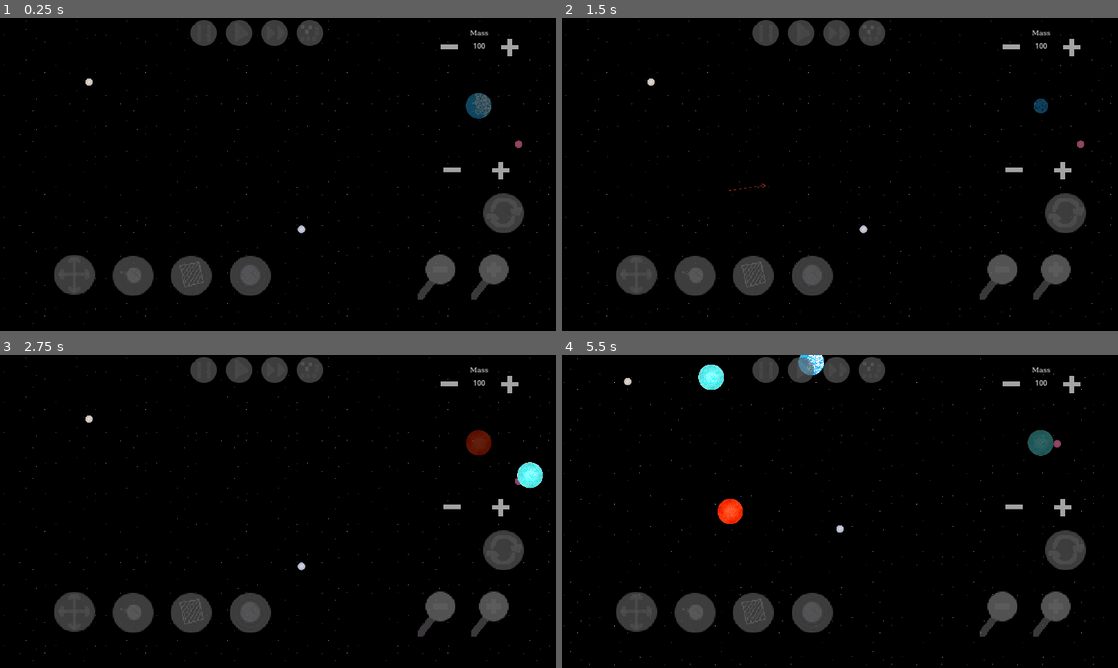
Above: before the commit, frames 1-4 (two rows, left to right).
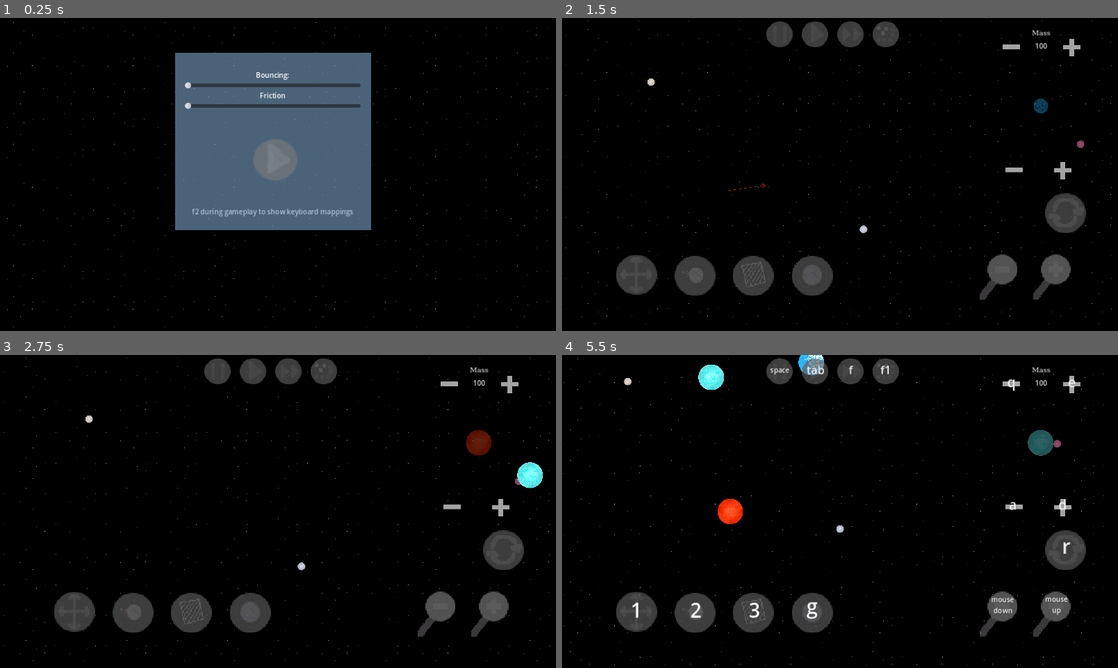
Above: after the commit, the same moments.

Repository: ArielLeiva/SimulacionGravitacional
Game: Godot game, scene res://scenes/main_menu.tscn
Same seed, same stepped clock (60 frames per second), same inputs: the game is played once before the commit and once after it. Before the commit the project starts from res://scenes/space.tscn. Sound files missing from this copy of the repository are replaced by a short silence.
Inputs (mouse positions are in pixels of both pictures, inside the frame that each line leads up to):
- Up to frame 1 (0.25 s): no input
- Up to frame 2 (1.5 s): tap Enter (start_game, bound only after the commit) at 0.5 s; move the mouse to (962, 158) at 0.52 s; hold F (fast_forward) 0.53-1.25 s; hold C (follow) 0.53-1.25 s; click (962, 158) at 0.8 s; tap R (restart_scene) at 1.25 s; drag from (728, 190) to (840, 174) at 1.27 s
- Up to frame 3 (2.75 s): move the mouse to (333, 442) at 2.02 s; hold F (fast_forward) from 2.03 s (still down); hold Right mouse button (r_click) from 2.03 s (still down); click (333, 442) at 2.17 s; tap Enter (start_game, bound only after the commit) at 2.3 s
- Up to frame 4 (5.5 s): release F (fast_forward) at 2.75 s; release Right mouse button (r_click) at 2.75 s; drag from (812, 574) to (673, 464) at 2.77 s; move the mouse to (1006, 558) at 3.52 s; hold Down (camera_down) 3.53-4.25 s; click (1006, 558) at 3.8 s; tap F2 (show_tips, bound only after the commit) at 4.15 s; drag from (673, 464) to (756, 433) at 4.27 s; move the mouse to (867, 511) at 5.02 s; hold Right (camera_right) from 5.03 s (still down); click (867, 511) at 5.17 s; tap Enter (start_game, bound only after the commit) at 5.3 s

The runs differ from the first frame. In frame 1, 27% of the frame differs, in the area x 0-99%, y 0-99%; in frame 2, 1.4%; in frame 3, 1.4%; in frame 4, 2.0%.

Commit message:
Agregado placeholder del menu inicial y muestra de los mapeos

Diff:
--- a/project.godot
+++ b/project.godot
@@ -11,7 +11,7 @@
 [application]
 
 config/name="balls"
-run/main_scene="res://scenes/space.tscn"
+run/main_scene="res://scenes/main_menu.tscn"
 config/features=PackedStringArray("4.2", "Mobile")
 config/icon="res://icon.svg"
 
@@ -109,12 +109,12 @@
 }
 spawn_mode={
 "deadzone": 0.5,
-"events": [Object(InputEventKey,"resource_local_to_scene":false,"resource_name":"","device":-1,"window_id":0,"alt_pressed":false,"shift_pressed":false,"ctrl_pressed":false,"meta_pressed":false,"pressed":false,"keycode":0,"physical_keycode":49,"key_label":0,"unicode":49,"echo":false,"script":null)
+"events": [Object(InputEventKey,"resource_local_to_scene":false,"resource_name":"","device":-1,"window_id":0,"alt_pressed":false,"shift_pressed":false,"ctrl_pressed":false,"meta_pressed":false,"pressed":false,"keycode":0,"physical_keycode":50,"key_label":0,"unicode":50,"echo":false,"script":null)
 ]
 }
 select_mode={
 "deadzone": 0.5,
-"events": [Object(InputEventKey,"resource_local_to_scene":false,"resource_name":"","device":-1,"window_id":0,"alt_pressed":false,"shift_pressed":false,"ctrl_pressed":false,"meta_pressed":false,"pressed":false,"keycode":0,"physical_keycode":50,"key_label":0,"unicode":50,"echo":false,"script":null)
+"events": [Object(InputEventKey,"resource_local_to_scene":false,"resource_name":"","device":-1,"window_id":0,"alt_pressed":false,"shift_pressed":false,"ctrl_pressed":false,"meta_pressed":false,"pressed":false,"keycode":0,"physical_keycode":51,"key_label":0,"unicode":51,"echo":false,"script":null)
 ]
 }
 gravity={
@@ -125,11 +125,6 @@
 delete={
 "deadzone": 0.5,
 "events": [Object(InputEventKey,"resource_local_to_scene":false,"resource_name":"","device":-1,"window_id":0,"alt_press …(182 unchanged characters)…
-]
-}
-stop={
-"deadzone": 0.5,
-"events": [Object(InputEventKey,"resource_local_to_scene":false,"resource_name":"","device":-1,"window_id":0,"alt_pressed":false,"shift_pressed":false,"ctrl_pressed":false,"meta_pressed":false,"pressed":false,"keycode":0,"physical_keycode":32,"key_label":0,"unicode":32,"echo":false,"script":null)
 ]
 }
 follow={
@@ -149,12 +144,12 @@
 }
 drag_mode={
 "deadzone": 0.5,
-"events": [Object(InputEventKey,"resource_local_to_scene":false,"resource_name":"","device":-1,"window_id":0,"alt_pressed":false,"shift_pressed":false,"ctrl_pressed":false,"meta_pressed":false,"pressed":false,"keycode":0,"physical_keycode":51,"key_label":0,"unicode":51,"echo":false,"script":null)
+"events": [Object(InputEventKey,"resource_local_to_scene":false,"resource_name":"","device":-1,"window_id":0,"alt_pressed":false,"shift_pressed":false,"ctrl_pressed":false,"meta_pressed":false,"pressed":false,"keycode":0,"physical_keycode":49,"key_label":0,"unicode":49,"echo":false,"script":null)
 ]
 }
 pause={
 "deadzone": 0.5,
-"events": [Object(InputEventKey,"resource_local_to_scene":false,"resource_name":"","device":-1,"window_id":0,"alt_pressed":false,"shift_pressed":false,"ctrl_pressed":false,"meta_pressed":false,"pressed":false,"keycode":0,"physical_keycode":80,"key_label":0,"unicode":112,"echo":false,"script":null)
+"events": [Object(InputEventKey,"resource_local_to_scene":false,"resource_name":"","device":-1,"window_id":0,"alt_pressed":false,"shift_pressed":false,"ctrl_pressed":false,"meta_pressed":false,"pressed":false,"keycode":0,"physical_keycode":32,"key_label":0,"unicode":32,"echo":false,"script":null)
 ]
 }
 hide_ui={
@@ -167,6 +162,21 @@
 "events": [Object(InputEventKey,"resource_local_to_scene":false,"resource_name":"","device":-1,"window_id":0,"alt_press …(182 unchanged characters)…
 ]
 }
+start_game={
+"deadzone": 0.5,
+"events": [Object(InputEventKey,"resource_local_to_scene":false,"resource_name":"","device":-1,"window_id":0,"alt_pressed":false,"shift_pressed":false,"ctrl_pressed":false,"meta_pressed":false,"pressed":false,"keycode":0,"physical_keycode":4194309,"key_label":0,"unicode":0,"echo":false,"script":null)
+]
+}
+settings={
+"deadzone": 0.5,
+"events": [Object(InputEventKey,"resource_local_to_scene":false,"resource_name":"","device":-1,"window_id":0,"alt_pressed":false,"shift_pressed":false,"ctrl_pressed":false,"meta_pressed":false,"pressed":false,"keycode":0,"physical_keycode":79,"key_label":0,"unicode":111,"echo":false,"script":null)
+]
+}
+show_tips={
+"deadzone": 0.5,
+"events": [Object(InputEventKey,"resource_local_to_scene":false,"resource_name":"","device":-1,"window_id":0,"alt_pressed":false,"shift_pressed":false,"ctrl_pressed":false,"meta_pressed":false,"pressed":false,"keycode":0,"physical_keycode":4194333,"key_label":0,"unicode":0,"echo":false,"script":null)
+]
+}
 
 [input_devices]
 
--- a/scenes/UI.tscn
+++ b/scenes/UI.tscn
@@ -12,18 +12,20 @@
 [ext_resource type="Texture2D" uid="uid://dwx0226m8ncew" path="res://assets/modes/spawn_balls.png" id="10_2aj5e"]
 [ext_resource type="Script" path="res://scripts/gravity.gd" id="10_ipmjs"]
 [ext_resource type="Texture2D" uid="uid://cnkqdfknsiuln" path="res://assets/general/trash_can.png" id="11_1fwph"]
-[ext_resource type="Script" path="res://scripts/follow.gd" id="12_gjoku"]
 [ext_resource type="Texture2D" uid="uid://dg7sw5lektam4" path="res://assets/general/zoom_out.png" id="12_unl2f"]
 [ext_resource type="Texture2D" uid="uid://nt4k0aleo030" path="res://assets/general/zoom_in.png" id="13_wrd8b"]
 [ext_resource type="Texture2D" uid="uid://d2uwfe7q1h5m1" path="res://assets/modes/gravity_button.png" id="14_vssui"]
 [ext_resource type="Texture2D" uid="uid://dmggqbt6qeg1l" path="res://assets/modes/gravity_button_pressed.png" id="15_pam3s"]
 [ext_resource type="Texture2D" uid="uid://bhln8cgnp6rn2" path="res://assets/modes/follow_button.png" id="17_m45qu"]
 [ext_resource type="Texture2D" uid="uid://b31lork5j8sdw" path="res://assets/modes/follow_button_pressed.png" id="18_jrsj2"]
+[ext_resource type="Script" path="res://scripts/follow_button.gd" id="19_ac2ot"]
 [ext_resource type="Texture2D" uid="uid://ddj6fqensgemi" path="res://assets/time/stop_button.png" id="20_h7lwt"]
 [ext_resource type="Texture2D" uid="uid://dmxr6jxiai8cw" path="res://assets/time/play_button.png" id="20_jbbwb"]
 [ext_resource type="Texture2D" uid="uid://ccg05vufxxn8v" path="res://assets/time/fast_button.png" id="21_n3f00"]
 [ext_resource type="Script" path="res://scripts/decibels.gd" id="22_r0dd1"]
 [ext_resource type="Texture2D" uid="uid://vkowbdxy7v7o" path="res://assets/modes/hide_ui.png" id="23_awhju"]
+[ext_resource type="Texture2D" uid="uid://cfloygunt22km" path="res://assets/general/wrench.png" id="24_4hdme"]
+[ext_resource type="Script" path="res://scenes/tips.gd" id="26_ts1gg"]
 
 [sub_resource type="FontFile" id="FontFile_7ojnd"]
 subpixel_positioning = 0
@@ -3107,6 +3109,16 @@
 [sub_resource type="LabelSettings" id="LabelSettings_1pg1t"]
 font = SubResource("FontFile_7ojnd")
 
+[sub_resource type="LabelSettings" id="LabelSettings_qd31r"]
+line_spacing = 3.11
+font_size = 46
+
+[sub_resource type="LabelSettings" id="LabelSettings_ukh77"]
+font_size = 26
+
+[sub_resource type="LabelSettings" id="LabelSettings_uxlnb"]
+font_size = 31
+
 [node name="UI" type="CanvasLayer" groups=["UI"]]
 script = ExtResource("1_e3c31")
 
@@ -3138,11 +3150,10 @@
 offset_right = 1221.0
 offset_bottom = 510.0
 
-[node name="ReferenceRect" type="ReferenceRect" parent="rects"]
-offset_left = 432.0
-offset_top = 1.0
-offset_right = 757.0
-offset_bottom = 74.0
+[node name="misc_rect" type="ReferenceRect" parent="rects"]
+offset_left = 457.0
+offset_right = 791.0
+offset_bottom = 76.0
 
 [node name="Buttons2" type="HBoxContainer" parent="."]
 anchors_preset = 3
@@ -3287,10 +3298,11 @@
 texture_normal = ExtResource("17_m45qu")
 texture_pressed = ExtResource("18_jrsj2")
 action = "follow"
-script = ExtResource("12_gjoku")
+script = ExtResource("19_ac2ot")
 
 [node name="time" type="CanvasGroup" parent="VBoxContainer"]
 process_mode = 3
+position = Vector2(32, 3)
 scale = Vector2(1.29, 1.29)
 
 [node name="stop" type="TouchScreenButton" parent="VBoxContainer/time"]
@@ -3324,6 +3336,18 @@
 scale = Vector2(1.275, 1.35)
 texture_normal = ExtResource("23_awhju")
 action = "hide_ui"
+
+[node name="settings" type="CanvasGroup" parent="VBoxContainer"]
+visible = false
+position = Vector2(74, 3)
+
+[node name="wrench" type="TouchScreenButton" parent="VBoxContainer/settings"]
+modulate = Color(1, 1, 1, 0.541176)
+texture_filter = 1
+position = Vector2(-714, -8)
+scale = Vector2(1.645, 1.742)
+texture_normal = ExtResource("24_4hdme")
+action = "settings"
 
 [node name="decibels" type="HScrollBar" parent="."]
 process_mode = 4
@@ -3334,6 +3358,160 @@
 offset_bottom = 56.0
 script = ExtResource("22_r0dd1")
 
+[node name="tips" type="CanvasGroup" parent="."]
+visible = false
+script = ExtResource("26_ts1gg")
+
+[node name="Label" type="Label" parent="tips"]
+offset_left = 126.0
+offset_top = 541.0
+offset_right = 217.0
+offset_bottom = 635.0
+text = "1"
+label_settings = SubResource("LabelSettings_qd31r")
+horizontal_alignment = 1
+vertical_alignment = 1
+
+[node name="Label2" type="Label" parent="tips"]
+offset_left = 263.0
+offset_top = 541.0
+offset_right = 354.0
+offset_bottom = 635.0
+text = "2
+"
+label_settings = SubResource("LabelSettings_qd31r")
+horizontal_alignment = 1
+vertical_alignment = 1
+
+[node name="Label3" type="Label" parent="tips"]
+offset_left = 398.0
+offset_top = 541.0
+offset_right = 489.0
+offset_bottom = 635.0
+text = "3"
+label_settings = SubResource("LabelSettings_qd31r")
+horizontal_alignment = 1
+vertical_alignment = 1
+
+[node name="Label4" type="Label" parent="tips"]
+offset_left = 531.0
+offset_top = 532.0
+offset_right = 622.0
+offset_bottom = 626.0
+text = "g"
+label_settings = SubResource("LabelSettings_qd31r")
+horizontal_alignment = 1
+vertical_alignment = 1
+
+[node name="Label5" type="Label" parent="tips"]
+offset_left = 1116.0
+offset_top = 394.0
+offset_right = 1207.0
+offset_bottom = 488.0
+text = "r"
+label_settings = SubResource("LabelSettings_qd31r")
+horizontal_alignment = 1
+vertical_alignment = 1
+
+[node name="Label6" type="Label" parent="tips"]
+offset_left = 539.0
+offset_top = -13.0
+offset_right = 629.0
+offset_bottom = 81.0
+text = "tab"
+label_settings = SubResource("LabelSettings_ukh77")
+horizontal_alignment = 1
+vertical_alignment = 1
+
+[node name="Label7" type="Label" parent="tips"]
+offset_left = 620.0
+offset_top = -13.0
+offset_right = 710.0
+offset_bottom = 81.0
+text = "f"
+label_settings = SubResource("LabelSettings_ukh77")
+horizontal_alignment = 1
+vertical_alignment = 1
+
+[node name="Label8" type="Label" parent="tips"]
+offset_left = 701.0
+offset_top = -13.0
+offset_right = 791.0
+offset_bottom = 81.0
+text = "f1"
+label_settings = SubResource("LabelSettings_ukh77")
+horizontal_alignment = 1
+vertical_alignment = 1
+
+[node name="Label9" type="Label" parent="tips"]
+offset_left = 457.0
+offset_top = -12.0
+offset_right = 547.0
+offset_bottom = 82.0
+text = "space"
+horizontal_alignment = 1
+vertical_alignment = 1
+
+[node name="Label10" type="Label" parent="tips"]
+offset_left = 990.0
+offset_top = 16.0
+offset_right = 1080.0
+offset_bottom = 110.0
+text = "q"
+label_settings = SubResource("LabelSettings_uxlnb")
+horizontal_alignment = 1
+vertical_alignment = 1
+
+[node name="Label11" type="Label" parent="tips"]
+offset_left = 1129.0
+offset_top = 16.0
+offset_right = 1219.0
+offset_bottom = 110.0
+text = "e"
+label_settings = SubResource("LabelSettings_uxlnb")
+horizontal_alignment = 1
+vertical_alignment = 1
+
+[node name="Label12" type="Label" parent="tips"]
+offset_left = 993.0
+offset_top = 298.0
+offset_right = 1083.0
+offset_bottom = 392.0
+text = "a"
+label_settings = SubResource("LabelSettings_uxlnb")
+horizontal_alignment = 1
+vertical_alignment = 1
+
+[node name="Label13" type="Label" parent="tips"]
+offset_left = 1108.0
+offset_top = 298.0
+offset_right = 1198.0
+offset_bottom = 392.0
+text = "d"
+label_settings = SubResource("LabelSettings_uxlnb")
+horizontal_alignment = 1
+vertical_alignment = 1
+
+[node name="Label14" type="Label" parent="tips"]
+offset_left = 970.0
+offset_top = 529.0
+offset_right = 1060.0
+offset_bottom = 623.0
+text = "mouse
+down"
+horizontal_alignment = 1
+vertical_alignment = 1
+
+[node name="Label15" type="Label" parent="tips"]
+offset_left = 1087.0
+offset_top = 528.0
+offset_right = 1190.0
+offset_bottom = 622.0
+text = "mouse
+up"
+horizontal_alignment = 1
+vertical_alignment = 1
+
 [connection signal="visibility_changed" from="." to="." method="_on_visibility_changed"]
 [connection signal="text_submitted" from="VBoxContainer/mass_counter" to="." method="_on_line_edit_text_submitted"]
 [connection signal="pressed" from="VBoxContainer/modes/gravity" to="VBoxContainer/modes/gravity" method="_on_pressed"]
--- a/scenes/balls.tscn
+++ b/scenes/balls.tscn
@@ -4,8 +4,8 @@
 [ext_resource type="Texture2D" uid="uid://dxl2e42w03ssw" path="res://assets/celestial_bodies/enana_blanca.png" id="2_4dy5d"]
 
 [sub_resource type="PhysicsMaterial" id="PhysicsMaterial_j0yhm"]
-friction = 0.29
-bounce = 0.17
+friction = 0.0
+bounce = 1.0
 
 [sub_resource type="CircleShape2D" id="CircleShape2D_04t88"]
 radius = 59.5
--- a/scenes/container.tscn
+++ b/scenes/container.tscn
@@ -54,6 +54,7 @@
 offset_right = 40.0
 offset_bottom = 40.0
 texture = ExtResource("5_t2hoy")
+metadata/_edit_use_anchors_ = true
 
 [node name="some_closer_stars" type="ParallaxLayer" parent="LivingZone/background0"]
 motion_scale = Vector2(0.06, 0.06)
@@ -64,6 +65,7 @@
 offset_right = 40.0
 offset_bottom = 40.0
 texture = ExtResource("6_06d04")
+metadata/_edit_use_anchors_ = true
 
 [node name="walls" type="StaticBody2D" parent="."]
 
--- a/scenes/follow.gd
+++ /dev/null
@@ -1,55 +0,0 @@
-extends Node2D
-
-var enabled = false
-var barycenter = Vector2.ZERO
-var masses = 0.0
-var camera = null
-var ui = null
-
-func deactivate():
-	enabled = false
-	visible = false
-	set_process(false)
-	set_physics_process(false)
-
-# Called when the node enters the scene tree for the first time.
-func _ready():
-	camera = get_tree().get_first_node_in_group("camera")
-	ui = get_tree().get_first_node_in_group("UI")
-	deactivate()
-
-func update_barycenter():
-	masses = 0
-	var bodies = get_tree().get_nodes_in_group("selected")
-	for body in bodies:
-		if body.is_in_group("balls"):
-			barycenter += body.position * body.mass
-			masses += body.mass
-		else:
-			print("That's not a ball")
-	if masses != 0:
-		barycenter /= masses
-	else:
-		barycenter = camera.offset
-
-	return !bodies.is_empty()
-
-func _unhandled_input(event):
-	if event.is_action_pressed("follow"):
-		enabled = !enabled
-		visible = !visible
-		set_process(enabled)
-		set_physics_process(enabled)
-
-# Called every frame. 'delta' is the elapsed time since the previous frame.
-func _process(_delta):
-	# If there are bodies selected, set the camera to follow the center of mass
-	if update_barycenter():
-		position = barycenter
-		if enabled:
-			if camera:
-				camera.offset = position
-	else:
-		if ui:
-			ui.update_ui()
-		deactivate()
--- /dev/null
+++ b/scenes/main_menu.tscn
@@ -0,0 +1,102 @@
+[gd_scene load_steps=7 format=3 uid="uid://2gjlawb5e31"]
+
+[ext_resource type="Texture2D" uid="uid://dmxr6jxiai8cw" path="res://assets/time/play_button.png" id="1_gveui"]
+[ext_resource type="Script" path="res://scripts/main_menu.gd" id="1_r3b7v"]
+[ext_resource type="Script" path="res://scripts/parallax.gd" id="2_jlqbj"]
+[ext_resource type="Texture2D" uid="uid://blhr5qcj8mc1a" path="res://assets/general/fondo.png" id="3_g1jp3"]
+[ext_resource type="Texture2D" uid="uid://djuau8lg4p88i" path="res://assets/space/background1.png" id="4_i1nch"]
+
+[sub_resource type="CanvasTexture" id="CanvasTexture_30ye2"]
+
+[node name="MainMenu" type="Node2D"]
+script = ExtResource("1_r3b7v")
+
+[node name="ParallaxBackground" type="ParallaxBackground" parent="."]
+script = ExtResource("2_jlqbj")
+
+[node name="ParallaxLayer" type="ParallaxLayer" parent="ParallaxBackground"]
+visible = false
+motion_mirroring = Vector2(7680, 4320)
+
+[node name="TextureRect" type="TextureRect" parent="ParallaxBackground/ParallaxLayer"]
+offset_left = -9169.0
+offset_top = -5009.0
+offset_right = 9205.0
+offset_bottom = 5088.0
+texture = ExtResource("3_g1jp3")
+stretch_mode = 1
+
+[node name="background0" type="ParallaxBackground" parent="."]
+scroll_ignore_camera_zoom = true
+script = ExtResource("2_jlqbj")
+
+[node name="main_back" type="ParallaxLayer" parent="background0"]
+motion_scale = Vector2(0.045, 0.045)
+motion_mirroring = Vector2(1280, 720)
+
+[node name="TextureRect" type="TextureRect" parent="background0/main_back"]
+offset_right = 40.0
+offset_bottom = 40.0
+texture = ExtResource("4_i1nch")
+metadata/_edit_use_anchors_ = true
+
+[node name="some_closer_stars" type="ParallaxLayer" parent="background0"]
+motion_scale = Vector2(0.06, 0.06)
+motion_mirroring = Vector2(1280, 720)
+
+[node name="TextureRect" type="TextureRect" parent="background0/some_closer_stars"]
+texture_filter = 1
+offset_right = 40.0
+offset_bottom = 40.0
+metadata/_edit_use_anchors_ = true
+
+[node name="menuUI" type="CanvasLayer" parent="."]
+
+[node name="options_background" type="TextureRect" parent="menuUI"]
+modulate = Color(0.466667, 0.619608, 0.752941, 0.627451)
+offset_left = 403.0
+offset_top = 80.0
+offset_right = 854.0
+offset_bottom = 488.0
+texture = SubResource("CanvasTexture_30ye2")
+
+[node name="VBoxContainer" type="VBoxContainer" parent="menuUI"]
+offset_left = 425.0
+offset_top = 120.0
+offset_right = 830.0
+offset_bottom = 426.0
+
+[node name="Label" type="Label" parent="menuUI/VBoxContainer"]
+layout_mode = 2
+text = "Bouncing:
+"
+horizontal_alignment = 1
+
+[node name="BSlide" type="HSlider" parent="menuUI/VBoxContainer"]
+layout_mode = 2
+
+[node name="Label2" type="Label" parent="menuUI/VBoxContainer"]
+layout_mode = 2
+text = "Friction
+"
+horizontal_alignment = 1
+
+[node name="FSlide" type="HSlider" parent="menuUI/VBoxContainer"]
+layout_mode = 2
+
+[node name="start_button" type="TouchScreenButton" parent="menuUI/VBoxContainer"]
+modulate = Color(1, 1, 1, 0.643137)
+position = Vector2(153, 159)
+scale = Vector2(2.725, 2.775)
+texture_normal = ExtResource("1_gveui")
+action = "start_game"
+
+[node name="tip" type="Label" parent="."]
+offset_left = 442.0
+offset_top = 434.0
+offset_right = 831.0
+offset_bottom = 490.0
+text = "f2 during gameplay to show keyboard mappings"
+
+[connection signal="value_changed" from="menuUI/VBoxContainer/BSlide" to="." method="_on_b_slide_value_changed"]
+[connection signal="value_changed" from="menuUI/VBoxContainer/FSlide" to="." method="_on_f_slide_value_changed"]
--- a/scenes/space.tscn
+++ b/scenes/space.tscn
@@ -2,7 +2,7 @@
 
 [ext_resource type="PackedScene" uid="uid://7x1we8o3gs3j" path="res://scenes/container.tscn" id="1_fgcaj"]
 [ext_resource type="PackedScene" uid="uid://ds146y5rievr3" path="res://scenes/UI.tscn" id="2_leqvt"]
-[ext_resource type="Script" path="res://scenes/follow.gd" id="5_mt5oc"]
+[ext_resource type="Script" path="res://scripts/follow.gd" id="5_mt5oc"]
 [ext_resource type="AudioStream" uid="uid://ccpf1ud2lfcfs" path="res://assets/music/in_space.mp3" id="6_krmbk"]
 [ext_resource type="Texture2D" uid="uid://d3jsyfuhdwafr" path="res://assets/general/cross.png" id="6_lblla"]
 [ext_resource type="Script" path="res://scripts/movecam.gd" id="6_nfv5j"]
@@ -11,7 +11,7 @@
 [ext_resource type="PackedScene" uid="uid://cxje02qt5d6rb" path="res://scenes/selection.tscn" id="8_6fium"]
 [ext_resource type="PackedScene" uid="uid://dniyfmh3kk4qr" path="res://scenes/spawn.tscn" id="9_8pkdf"]
 [ext_resource type="Script" path="res://scripts/drag.gd" id="11_ryher"]
-[ext_resource type="Script" path="res://scenes/quit.gd" id="12_lvujy"]
+[ext_resource type="Script" path="res://scripts/quit.gd" id="12_lvujy"]
 
 [node name="Node2D" type="Node2D"]
 
--- /dev/null
+++ b/scenes/tips.gd
@@ -0,0 +1,10 @@
+extends CanvasGroup
+
+
+# Called when the node enters the scene tree for the first time.
+func _ready():
+	visible = false
+
+func _unhandled_input(event):
+	if event.is_action_pressed("show_tips"):
+		visible = !visible
--- a/scripts/balls.gd
+++ b/scripts/balls.gd
@@ -11,6 +11,9 @@
 	return (p-position).length_squared() <= (proportion * glob.base_ball_col_size)**2
 
 func _ready():
+	physics_material_override.friction = glob.ball_friction
+	physics_material_override.bounce = glob.ball_bounce
+
 	col.shape = CircleShape2D.new()
 	col.position.x = 2
 	col.position.y = 2
--- a/scripts/button_timer.gd
+++ b/scripts/button_timer.gd
@@ -9,14 +9,14 @@
 			glob.new_mass += 100
 			get_tree().get_first_node_in_group("mass_counter").text = str(glob.new_mass)
 		1:
-			if	(glob.new_mass > 100):
+			if	(glob.new_mass > glob.min_mass):
 				glob.new_mass -= 100
 				get_tree().get_first_node_in_group("mass_counter").text = str(glob.new_mass)
 		2:
 			glob.new_vol += 0.1
 			get_tree().get_first_node_in_group("previsualization").update_scale()
 		3:
-			if (glob.new_vol > 0):
+			if (glob.new_vol > glob.min_vol):
 				glob.new_vol -= 0.1
 				get_tree().get_first_node_in_group("previsualization").update_scale()
 
--- a/scripts/follow.gd
+++ b/scripts/follow.gd
@@ -1,16 +1,55 @@
-extends TouchScreenButton
+extends Node2D
 
-@onready var texture_idle = texture_normal
-var active: bool = false
+var enabled = false
+var barycenter = Vector2.ZERO
+var masses = 0.0
+var camera = null
+var ui = null
 
-func _on_pressed():
-	if !active:
-		texture_normal = texture_pressed
-		active = true
+func deactivate():
+	enabled = false
+	visible = false
+	set_process(false)
+	set_physics_process(false)
+
+# Called when the node enters the scene tree for the first time.
+func _ready():
+	camera = get_tree().get_first_node_in_group("camera")
+	ui = get_tree().get_first_node_in_group("UI")
+	deactivate()
+
+func update_barycenter():
+	masses = 0
+	var bodies = get_tree().get_nodes_in_group("selected")
+	for body in bodies:
+		if body.is_in_group("balls"):
+			barycenter += body.position * body.mass
+			masses += body.mass
+		else:
+			print("That's not a ball")
+	if masses != 0:
+		barycenter /= masses
 	else:
-		texture_normal = texture_idle
-		active = false
+		barycenter = camera.offset
 
-func _on_visibility_changed():
-	active = false
-	texture_normal = texture_idle
+	return !bodies.is_empty()
+
+func _unhandled_input(event):
+	if event.is_action_pressed("follow"):
+		enabled = !enabled
+		visible = !visible
+		set_process(enabled)
+		set_physics_process(enabled)
+
+# Called every frame. 'delta' is the elapsed time since the previous frame.
+func _process(_delta):
+	# If there are bodies selected, set the camera to follow the center of mass
+	if update_barycenter():
+		position = barycenter
+		if enabled:
+			if camera:
+				camera.offset = position
+	else:
+		if ui:
+			ui.update_ui()
+		deactivate()
--- /dev/null
+++ b/scripts/follow_button.gd
@@ -0,0 +1,16 @@
+extends TouchScreenButton
+
+@onready var texture_idle = texture_normal
+var active: bool = false
+
+func _on_pressed():
+	if !active:
+		texture_normal = texture_pressed
+		active = true
+	else:
+		texture_normal = texture_idle
+		active = false
+
+func _on_visibility_changed():
+	active = false
+	texture_normal = texture_idle
--- /dev/null
+++ b/scripts/main_menu.gd
@@ -0,0 +1,16 @@
+extends Node2D
+
+var bouncing: float = 0.0
+var friction: float = 0.0
+
+func _on_b_slide_value_changed(value):
+	bouncing = value / 100
+
+func _on_f_slide_value_changed(value):
+	friction = value / 100
+
+func _unhandled_input(event):
+	if event.is_action_pressed("start_game"):
+		glob.ball_friction = friction
+		glob.ball_bounce = bouncing
+		get_tree().change_scene_to_file("res://scenes/space.tscn")
--- a/scripts/spawn.gd
+++ b/scripts/spawn.gd
@@ -8,7 +8,7 @@
 var click_held: bool = false
 var clicked_pos = Vector2.ZERO
 var global_clicked_pos = Vector2.ZERO
-var arrow
+var arrow = null
 # Inicial velocity vector
 var init_vector = Vector2.ZERO
 
--- a/scripts/stage.gd
+++ b/scripts/stage.gd
@@ -48,6 +48,8 @@
 	elif event.is_action_pressed("hide_ui"):
 		ui.visible = !ui.visible
 
+	# TODO: Redesign this hardcoded part
+
 	var i = 0
 	for a in actions:
 		if event.is_action_pressed(a) and !conds[i]:
--- a/scripts/vars.gd
+++ b/scripts/vars.gd
@@ -6,8 +6,8 @@
 @export var min_mass: float = 100
 
 var new_vol: float = 1
-@export var min_vol: float = 3
-@export var max_vol: float = 0.02
+@export var min_vol: float = 0.12
+@export var max_vol: float = 5
 
 const base_ball_size = 60
 # Best collision size obtained by trial and error
@@ -20,6 +20,9 @@
 
 enum states { SPAWN_MODE, SELECT_MODE , DRAG_MODE}
 var mode = states.SPAWN_MODE
+
+var ball_friction = 0
+var ball_bounce = 0
 
 func load_sprites():
 	var path = "res://assets/celestial_bodies/"
Binary file added: assets/general/wrench.png
Not shown, added: assets/general/wrench.png.import
Not shown: 1 places in scenes/UI.tscn that only renumber resources
Renamed: scenes/quit.gd -> scripts/quit.gd
Not shown, added: assets/really_close_bodies.xcf
